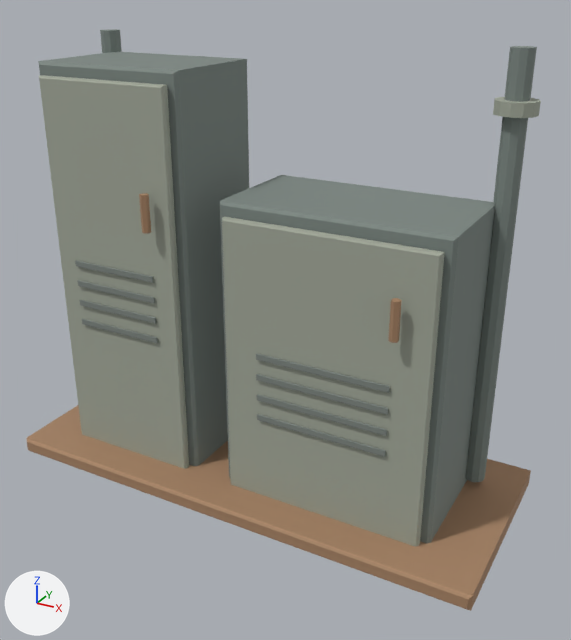
A saved change to the FBX model Assets/Resources/CombatWarehouse/TechnicalProps.fbx.
Before and after are seen from a camera (50 mm lens) standing at (1.54, -2.53, 2.08) and looking at (0.1, 0.1, 0.77). The axes (+X, +Y, +Z) are drawn at lower left. The lights are the same throughout. The older version comes first. Objects named as collision shapes, trigger or cutter boxes, shadow casters or lower levels of detail are left out. Where no turn or scale is listed for an object, it has been applied to the vertices.

The older version as bpy lines, for what is in view:
```python
me_technicalprops_controlbodies__steel = bpy.data.meshes.new('TechnicalProps_ControlBodies__Steel')
me_technicalprops_controlbodies__steel.from_pydata(...)  # 32 vertices, 28 faces; spans x -0.91..0.85, y -0.12..0.38, z 0.0..1.76
me_technicalprops_controlbodies__steel.materials.append(mat_fair_steel)  # grey #7c8681
me_technicalprops_handles__rust = bpy.data.meshes.new('TechnicalProps_Handles__Rust')
me_technicalprops_handles__rust.from_pydata(...)  # a 6-sided cylinder along z spanning x -0.368..-0.337, y -0.218..-0.182, z 1.16..1.31; a 6-sided cylinder along z spanning x 0.669..0.7, y -0.218..-0.182, z 0.93..1.08
me_technicalprops_handles__rust.materials.append(mat_fair_rust)  # brown #a88465
me_technicalprops_pipefeed__steel = bpy.data.meshes.new('TechnicalProps_PipeFeed__Steel')
me_technicalprops_pipefeed__steel.from_pydata(...)  # a 10-sided cylinder along z spanning x -0.97..-0.89, y 0.32..0.4, z 0.1..1.85; a 10-sided cylinder along z spanning x 0.84..0.92, y 0.32..0.4, z 0.1..1.85
me_technicalprops_pipefeed__steel.materials.append(mat_fair_steel)  # grey #7c8681
ob_controlbodies__steel = bpy.data.objects.new('ControlBodies__Steel', me_technicalprops_controlbodies__steel)
ob_controlbodies__steel.location = (0.0, 0.0, 0.0)
ob_handles__rust = bpy.data.objects.new('Handles__Rust', me_technicalprops_handles__rust)
ob_handles__rust.location = (0.0, 0.0, 0.0)
ob_pipefeed__steel = bpy.data.objects.new('PipeFeed__Steel', me_technicalprops_pipefeed__steel)
ob_pipefeed__steel.location = (0.0, 0.0, 0.0)
# also in view: 'Plinth__Rust' at (0.0, 0.13, 0.03); 'PipeFeed__WornSteel' at (-0.03, 0.36, 1.65); 'ControlDoors__WornSteel' at (-0.03, -0.14, 0.88); 'VentSlots__ConcreteDark' at (-0.05, -0.17, 0.7)
```
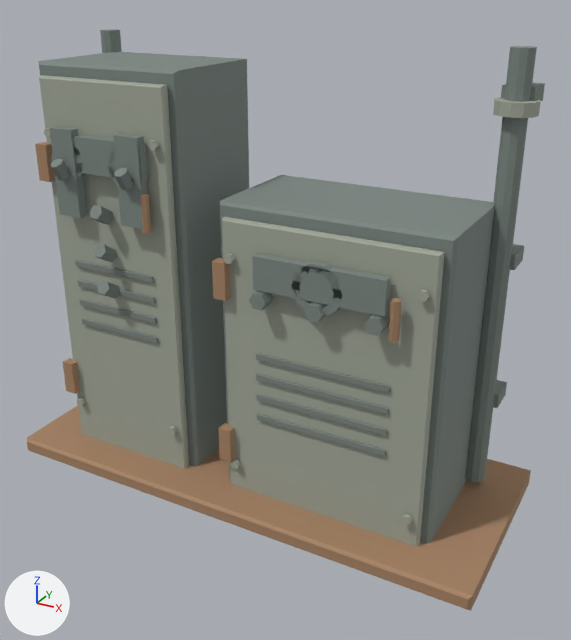
Changed parts and their boxes (x1, y1, x2, y2) in the pictures (571 x 640 px):
'PipeFeed__Steel', reshaped
    before: (100, 29, 537, 482)
    after: (100, 29, 545, 482)
'RoomVariant2__Steel', added
    after: (50, 126, 391, 317)
'RoomVariant1__Steel', added
    after: (73, 135, 342, 317)
'Handles__Rust', reshaped (39% wider, 113% taller)
    before: (139, 193, 402, 343)
    after: (35, 142, 402, 462)
'RoomVariant0__Steel', added
    after: (51, 148, 390, 336)
part 1 of me_technicalprops_handles__rust, added (brown)
    after: (63, 358, 81, 394)
part 2 of me_technicalprops_handles__rust, added (brown)
    after: (35, 142, 56, 182)
part 3 of me_technicalprops_handles__rust, added (brown)
    after: (218, 423, 235, 462)
part 4 of me_technicalprops_handles__rust, added (brown)
    after: (212, 258, 230, 301)
part 5 of me_technicalprops_pipefeed__steel, added
    after: (493, 380, 507, 408)
part 6 of me_technicalprops_pipefeed__steel, added
    after: (510, 244, 524, 270)
part 7 of me_technicalprops_pipefeed__steel, added
    after: (501, 82, 545, 101)

Edits to the bpy script that builds the scene:
```text
Change me_technicalprops_pipefeed__steel:
    used by ob_pipefeed__steel; location = (0.0, 0.0, 0.0)
    remove me_technicalprops_pipefeed__steel.from_pydata(...)  # 40 vertices, 24 faces; spans x -0.97..0.92, y 0.32..0.4, z 0.1..1.85
    add me_technicalprops_pipefeed__steel.from_pydata(...)  # 88 vertices, 60 faces; spans x -0.99..0.94, y 0.32..0.5, z 0.1..1.85
    me_technicalprops_pipefeed__steel part 5: a new loose piece, a box spanning x 0.82..0.94, y 0.365..0.495, z 0.45..0.51, in mat_fair_steel (grey #7c8681)
    me_technicalprops_pipefeed__steel part 6: a new loose piece, a box spanning x 0.82..0.94, y 0.365..0.495, z 1.05..1.11, in mat_fair_steel (grey #7c8681)
    me_technicalprops_pipefeed__steel part 7: a new loose piece, a box spanning x 0.82..0.94, y 0.365..0.495, z 1.66..1.72, in mat_fair_steel (grey #7c8681)
    other edits to the shape of me_technicalprops_pipefeed__steel do not show in these pictures
Change me_technicalprops_handles__rust:
    used by ob_handles__rust; location = (0.0, 0.0, 0.0)
    remove me_technicalprops_handles__rust.from_pydata(...)  # 24 vertices, 16 faces; spans x -0.368..0.7, y -0.218..-0.182, z 0.93..1.31
    add me_technicalprops_handles__rust.from_pydata(...)  # 56 vertices, 40 faces; spans x -0.897..0.7, y -0.218..-0.147, z 0.211..1.448
    me_technicalprops_handles__rust part 1: a new loose piece, a box spanning x -0.897..-0.842, y -0.192..-0.147, z 0.312..0.462, in mat_fair_rust (brown #a88465)
    me_technicalprops_handles__rust part 2: a new loose piece, a box spanning x -0.897..-0.842, y -0.192..-0.147, z 1.298..1.448, in mat_fair_rust (brown #a88465)
    me_technicalprops_handles__rust part 3: a new loose piece, a box spanning x -0.058..-0.002, y -0.192..-0.147, z 0.211..0.361, in mat_fair_rust (brown #a88465)
    me_technicalprops_handles__rust part 4: a new loose piece, a box spanning x -0.058..-0.002, y -0.192..-0.147, z 0.939..1.089, in mat_fair_rust (brown #a88465)
Add me_technicalprops_roomvariant2__steel:
    me_technicalprops_roomvariant2__steel.from_pydata(...)  # 48 vertices, 34 faces; spans x -0.785..0.65, y -0.275..-0.172, z 1.015..1.525
    me_technicalprops_roomvariant2__steel.materials.append(mat_fair_steel)  # grey #7c8681
Add me_technicalprops_roomvariant1__steel:
    me_technicalprops_roomvariant1__steel.from_pydata(...)  # 84 vertices, 70 faces; spans x -0.79..0.49, y -0.249..-0.156, z 0.837..1.5
    me_technicalprops_roomvariant1__steel.materials.append(mat_fair_steel)  # grey #7c8681
Add me_technicalprops_roomvariant0__steel:
    me_technicalprops_roomvariant0__steel.from_pydata(...)  # 116 vertices, 104 faces; spans x -0.803..0.655, y -0.23..-0.17, z 0.95..1.479
    me_technicalprops_roomvariant0__steel.materials.append(mat_fair_steel)  # grey #7c8681
Add ob_roomvariant2__steel:
    ob_roomvariant2__steel = bpy.data.objects.new('RoomVariant2__Steel', me_technicalprops_roomvariant2__steel)
    ob_roomvariant2__steel.location = (0.0, 0.0, 0.0)
Add ob_roomvariant1__steel:
    ob_roomvariant1__steel = bpy.data.objects.new('RoomVariant1__Steel', me_technicalprops_roomvariant1__steel)
    ob_roomvariant1__steel.location = (0.0, 0.0, 0.0)
Add ob_roomvariant0__steel:
    ob_roomvariant0__steel = bpy.data.objects.new('RoomVariant0__Steel', me_technicalprops_roomvariant0__steel)
    ob_roomvariant0__steel.location = (0.0, 0.0, 0.0)
```
